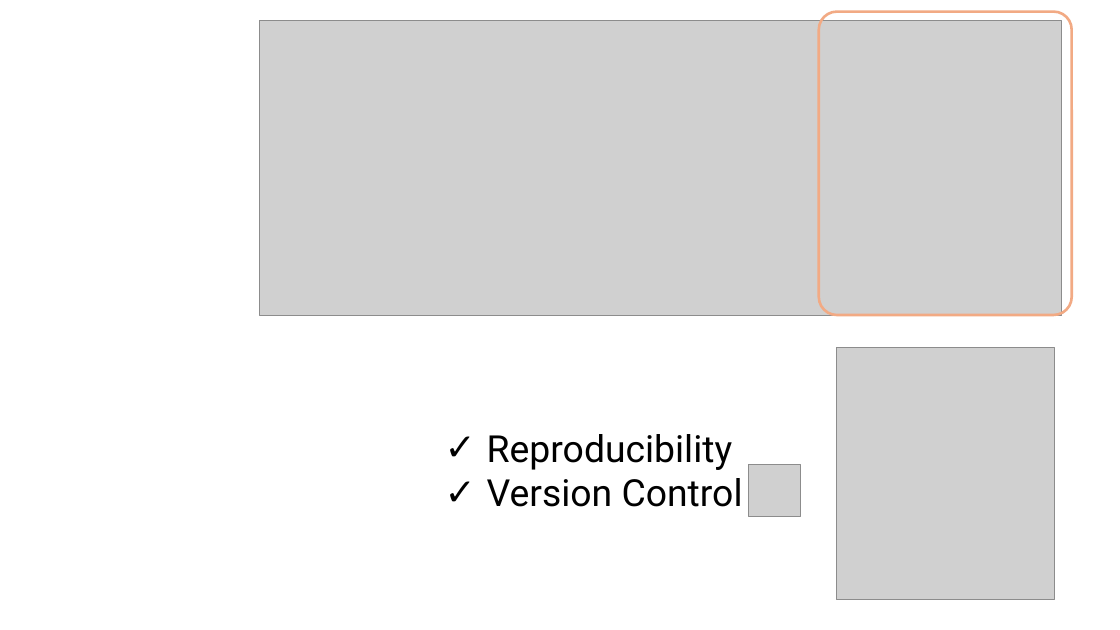
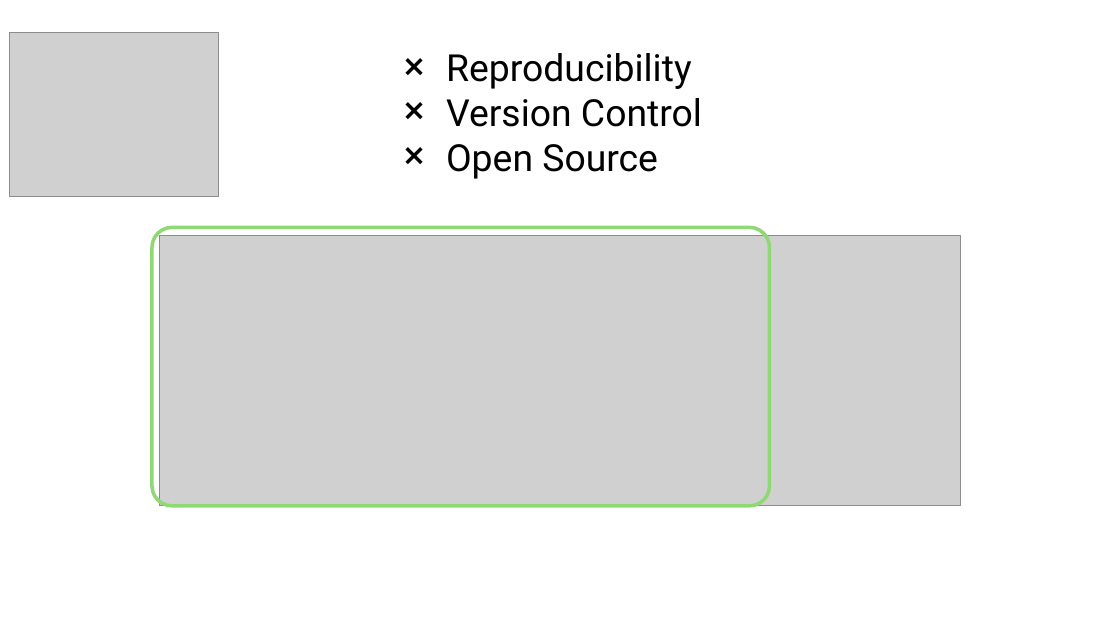
Before and after one commit to jhelvy/2025-posit-conf-surveydown, a slide deck: slide 2 of images/images.pptx (slide 6 before the commit). Drawn at 1120x630 pixels with LibreOffice and Linux fonts; fonts in the diff are those of the drawing; grey boxes stand for pictures. Boxes give left, top, right and bottom in pixels: in the first picture for what was removed or moved away, otherwise in the second. Text is boxed around its words. In the diff, an @@ line names an element or a change of style, - is before the commit and + after.

```diff
--- a/images/images.pptx
+++ b/images/images.pptx
@@ picture removed at (260,20,1061,315) @@
@@ rounded rectangle removed at (819,12,1072,315) @@
@@ picture added at (9,32,219,196) @@
@@ text "Reproducibility": place and size @@
-text "Reproducibility" at (487,434,743,507)
+text "Reproducibility" at (446,53,702,179)
@@ text at (446,53,702,127): bullet ✓ to ❌ @@
@@ text at (446,144,658,179): paragraph added @@
+❌ Open Source
@@ rounded rectangle added at (152,228,770,507), outline #8ED973 3 pt @@
@@ picture added at (160,235,961,506) @@
@@ picture removed at (836,348,1054,600) @@
@@ picture removed at (749,465,800,517) @@
```
Also in this commit, not shown: 5 other slides changed, 5 slides added, 5 slides removed, 16 other files.
